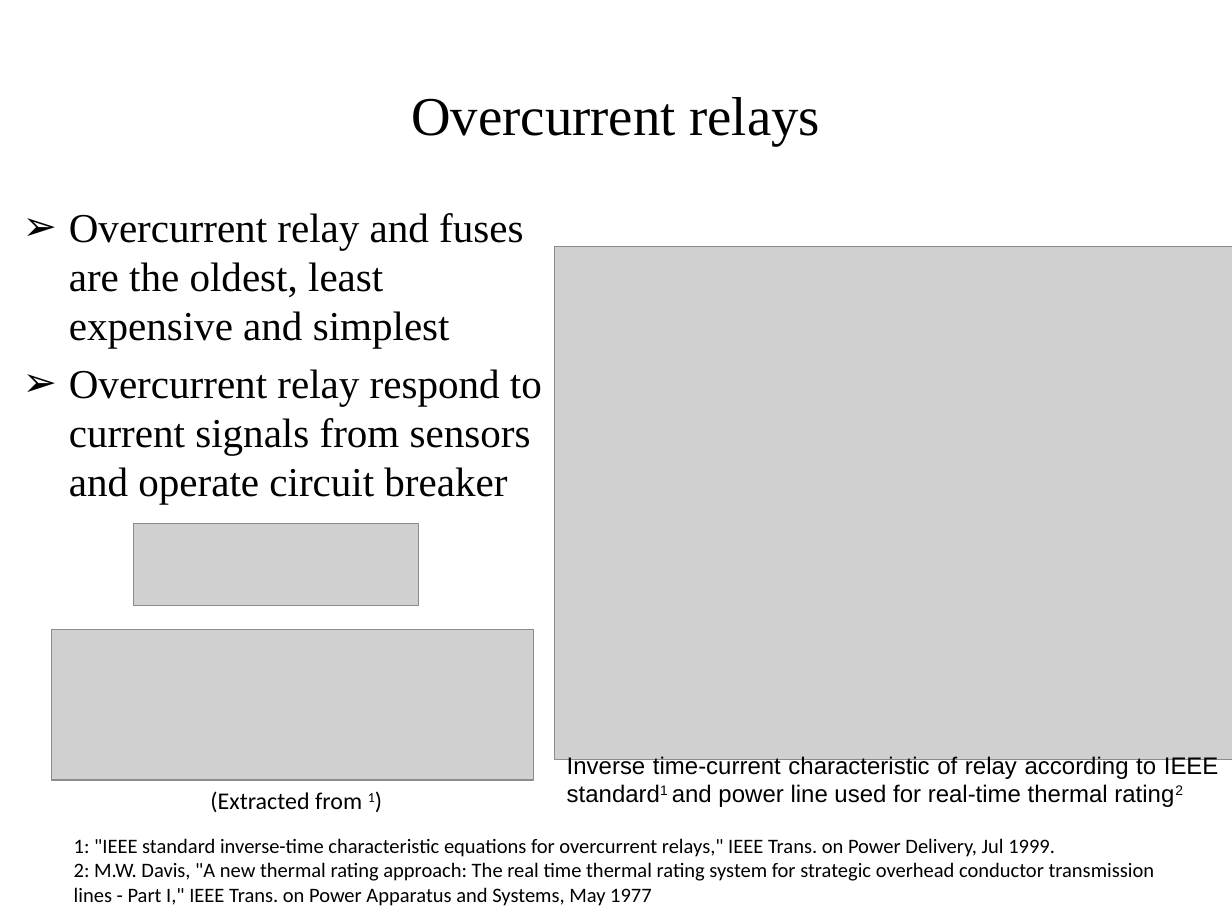
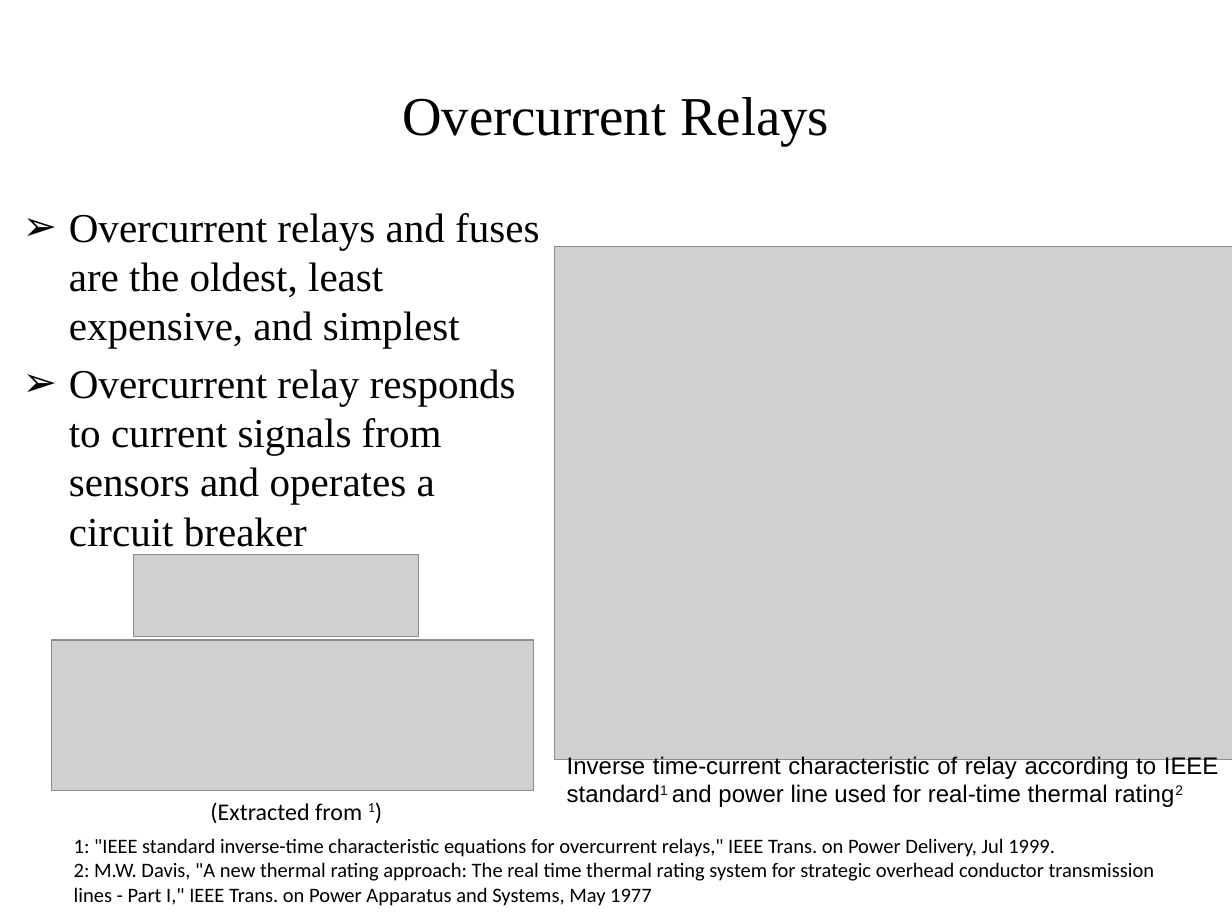
Before and after one commit to gridlab-d/course, a slide deck: slide 11 of University of Washington Class/Module 9 - Automated switching and reconfiguration.pptx (slide 7 before the commit). Drawn at 1232x924 pixels with LibreOffice and Linux fonts; fonts in the diff are those of the drawing; grey boxes stand for pictures. Boxes give left, top, right and bottom in pixels: in the first picture for what was removed or moved away, otherwise in the second. Text is boxed around its words. In the diff, an @@ line names an element or a change of style, - is before the commit and + after.

Commit message:
Changes to module 9 for wording and clarity

```diff
--- a/University of Washington Class/Module 9 - Automated switching and reconfiguration.pptx
+++ b/University of Washington Class/Module 9 - Automated switching and reconfiguration.pptx
@@ title at box(402, 97, 829, 146): text changed @@
-Overcurrent relays
+Overcurrent Relays
@@ text at box(69, 213, 539, 547): text changed @@
-➢ Overcurrent relay and fuses are the oldest, least expensive and simplest
-➢ Overcurrent relay respond to current signals from sensors and operate circuit breaker
+➢ Overcurrent relays and fuses are the oldest, least expensive, and simplest
+➢ Overcurrent relay responds to current signals from sensors and operates a circuit breaker
@@ picture: place and size @@
-picture at box(133, 524, 418, 606)
+picture at box(133, 554, 418, 637)
@@ picture: place and size @@
-picture at box(52, 630, 535, 780)
+picture at box(52, 639, 535, 790)
@@ text "(Extracted from 1)": place and size @@
-text "(Extracted from 1)" at box(210, 791, 375, 812)
+text "(Extracted from 1)" at box(210, 802, 375, 823)
```
Also in this commit, not shown: 21 other slides changed.
